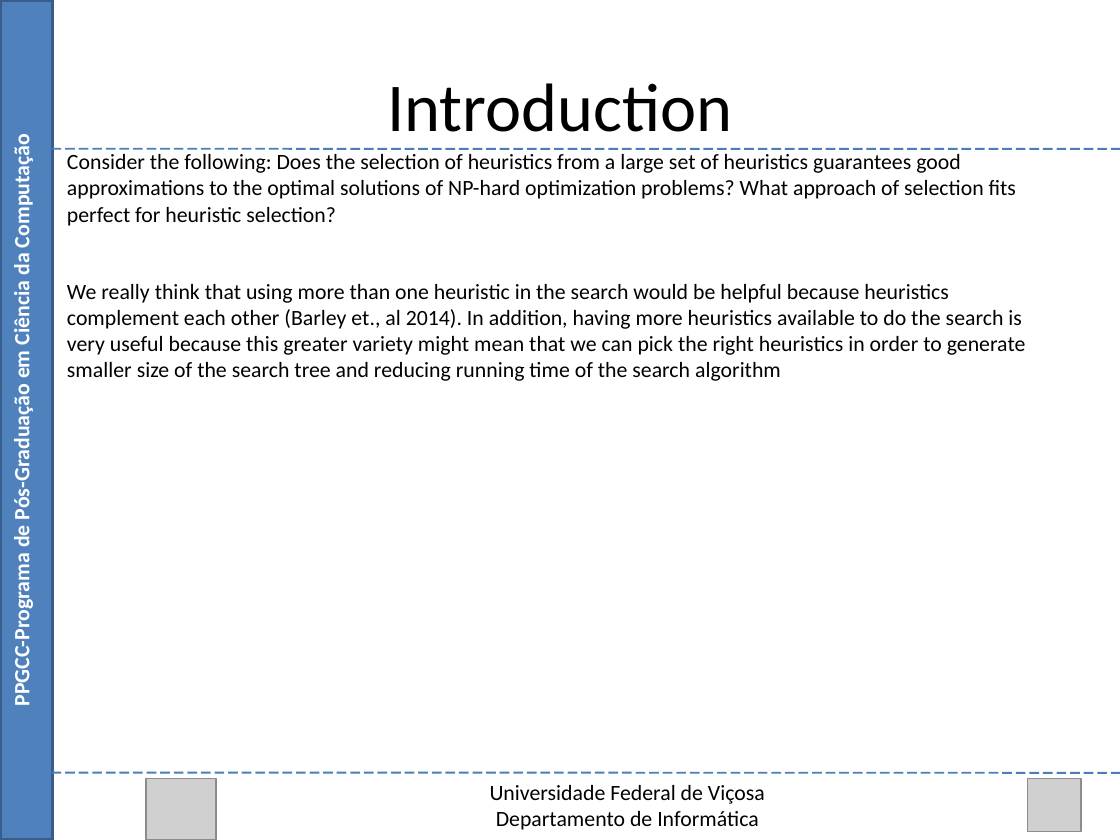
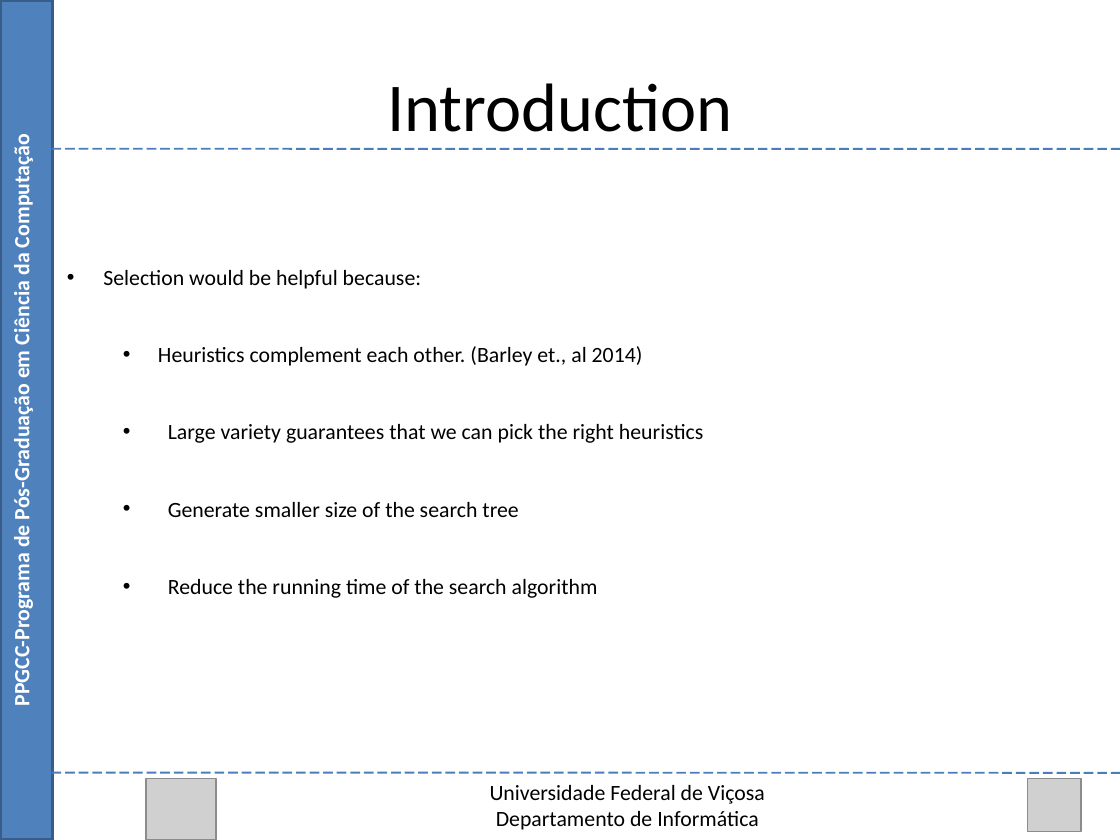
Before and after one commit to Marvinsky/research-marvin, a slide deck: slide 5 of latex/odp/selection heuristics.odp (slide 8 before the commit). Drawn at 1120x840 pixels with LibreOffice and Linux fonts; fonts in the diff are those of the drawing; grey boxes stand for pictures. Boxes give left, top, right and bottom in pixels: in the first picture for what was removed or moved away, otherwise in the second. Text is boxed around its words. In the diff, an @@ line names an element or a change of style, - is before the commit and + after.

```diff
--- a/latex/odp/selection heuristics.odp
+++ b/latex/odp/selection heuristics.odp
@@ text at <box>103,270,704,598</box>: text changed @@
-Consider the following: Does the selection of heuristics from a large set of heuristics guarantees good approximations to the optimal solutions of NP-hard optimization problems? What approach of selection fits perfect for heuristic selection?
-We really think that using more than one heuristic in the search would be helpful because heuristics complement each other (Barley et., al 2014). In addition, having more heuristics available to do the search is very useful because this greater variety might mean that we can pick the right heuristics in order to generate smaller size of the search tree and reducing running time of the search algorithm
+• Selection would be helpful because:
+  • Heuristics complement each other. (Barley et., al 2014)
+  • Large variety guarantees that we can pick the right heuristics
+  • Generate smaller size of the search tree
+  • Reduce the running time of the search algorithm
```
Also in this commit, not shown: 9 other slides changed, 8 slides removed, 3 other files.
